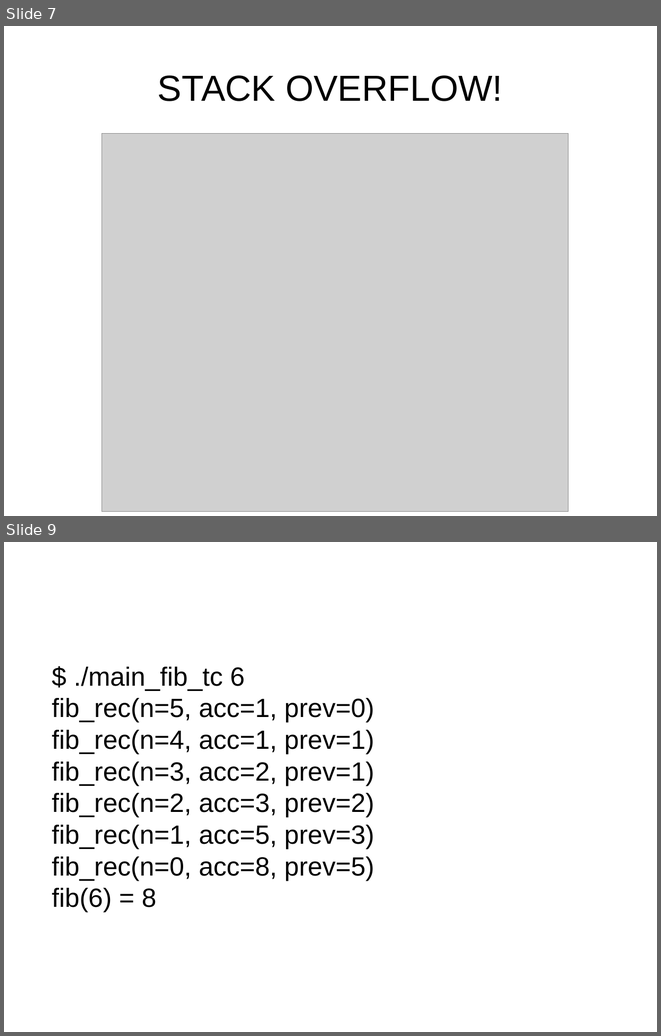
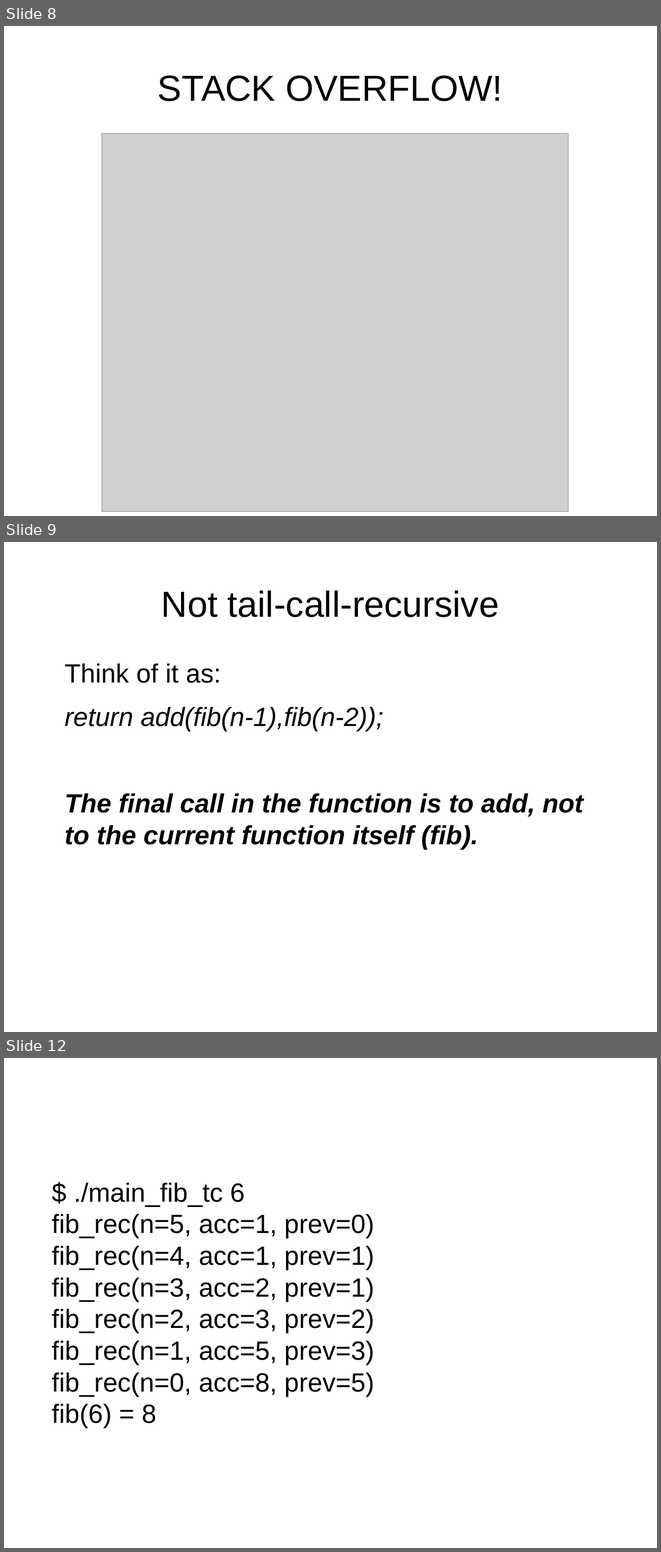
Before and after one commit to philtomson/TCO_in_gcc_talk, a slide deck: TCO_in_gcc.odp. Shown one above the other, each under a label of ours: slides 7 and 9 before the commit, slides 8, 9 and 12 after it; the slides between them are not shown. The pictures are 661x1036 and 661x1552 pixels, drawn with LibreOffice and Linux fonts; fonts in the diff are those of the drawing; grey boxes stand for pictures. Boxes give left, top, right and bottom in pixels: in the first picture for what was removed or moved away, otherwise in the second. Text is boxed around its words. In the diff, an @@ line names an element or a change of style, - is before the commit and + after.

```diff
--- a/TCO_in_gcc.odp
+++ b/TCO_in_gcc.odp
@@ slide 9 added at (4,542,657,1032), background #FFFFFF @@
@@ title added at (161,590,499,617), 44 pt, text #000000 @@
+Not tail-call-recursive
@@ text added at (64,663,583,849), 32 pt, text #000000, bold, italic @@
+Think of it as:
+return add(fib(n-1),fib(n-2));
+The final call in the function is to add, not to the current function itself (fib).
@@ what was slide 7 is now slide 8 @@
@@ what was slide 9 is now slide 12 @@
```
Also in this commit, not shown: 8 slides changed, 3 other slides added, 3 other files.
